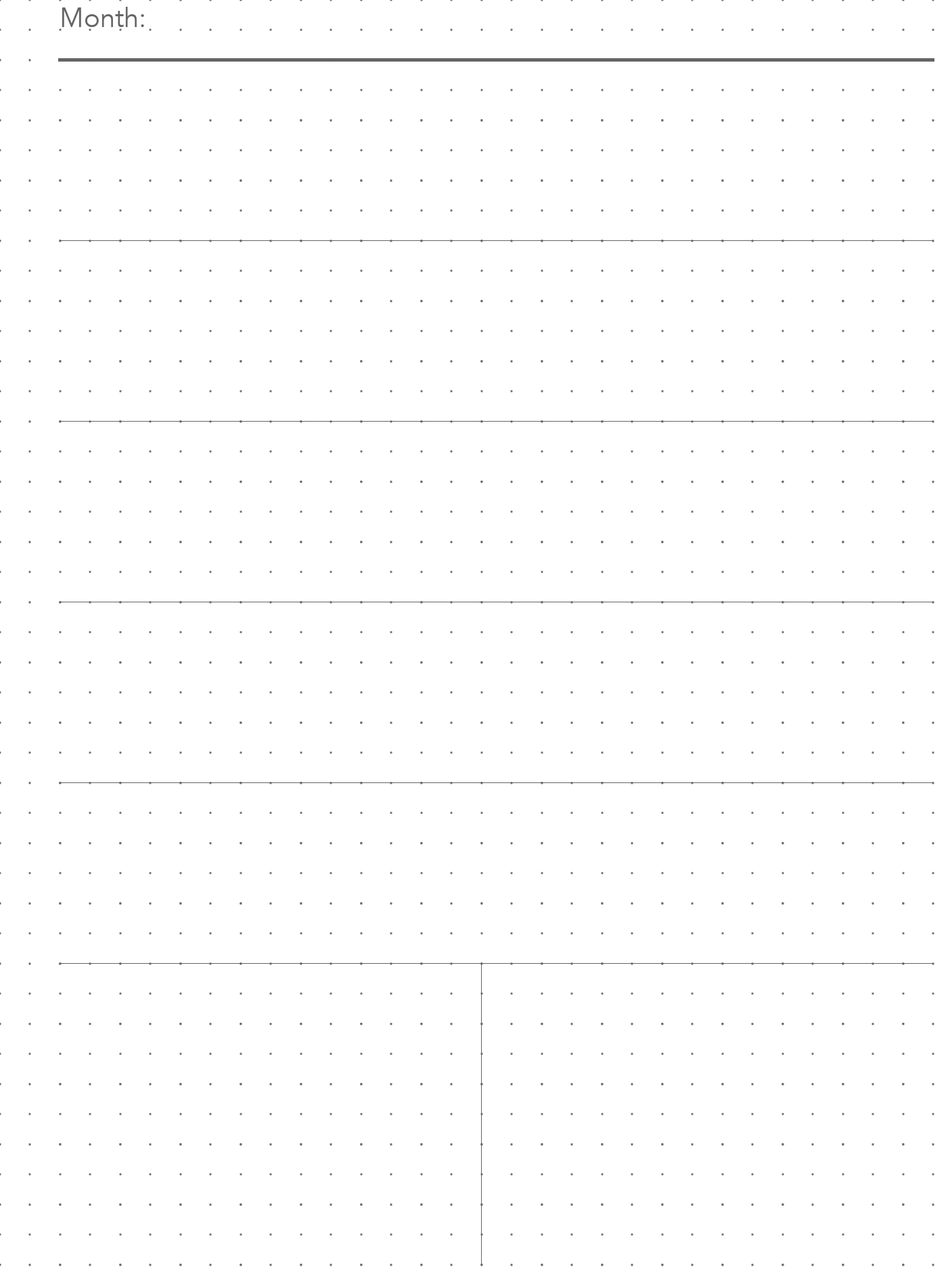
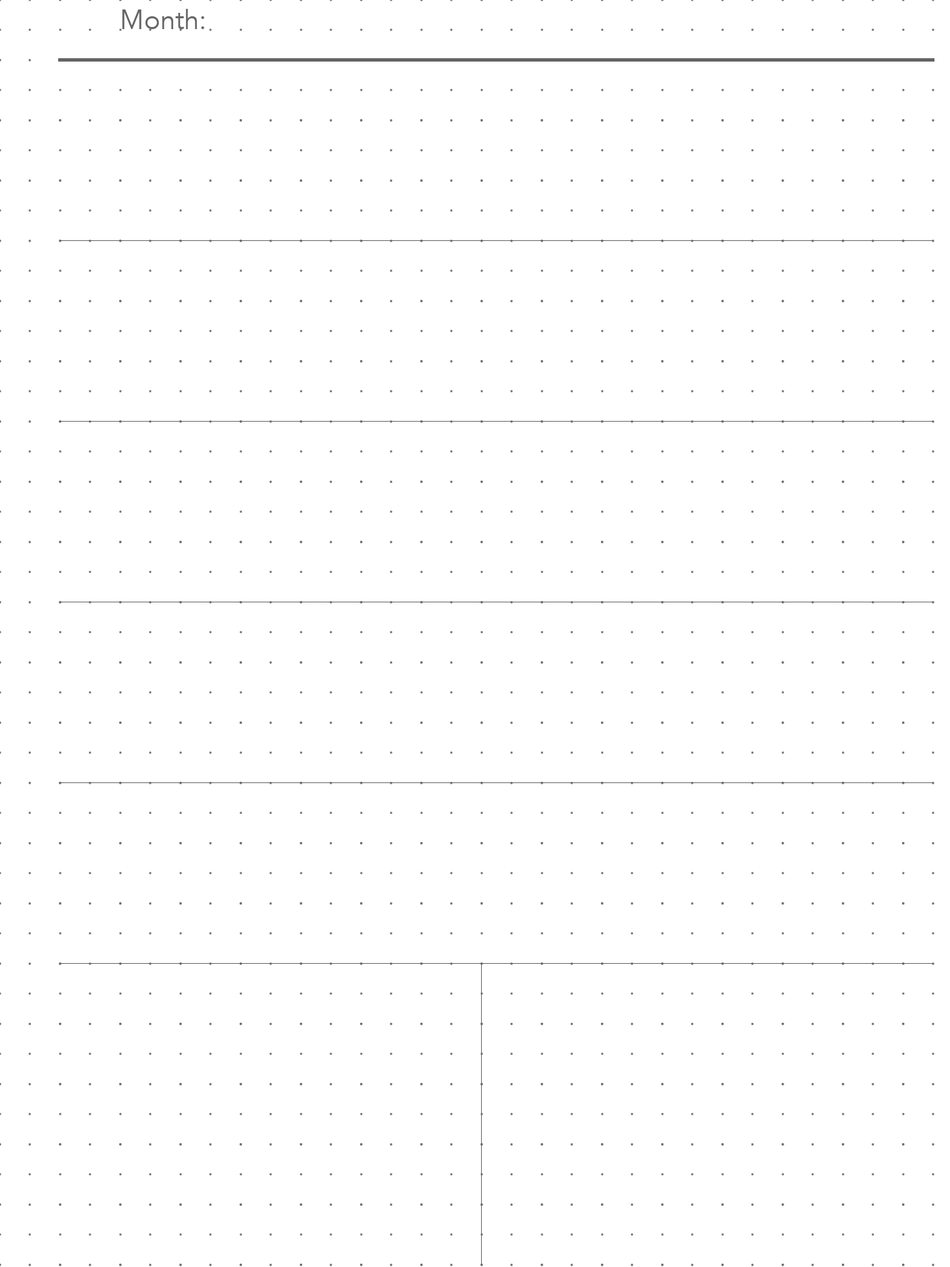
Layered file, before and after one edit (950px x 1267px). Changes by layer:
painted on "Month:" over <box>61,6,205,30</box>
